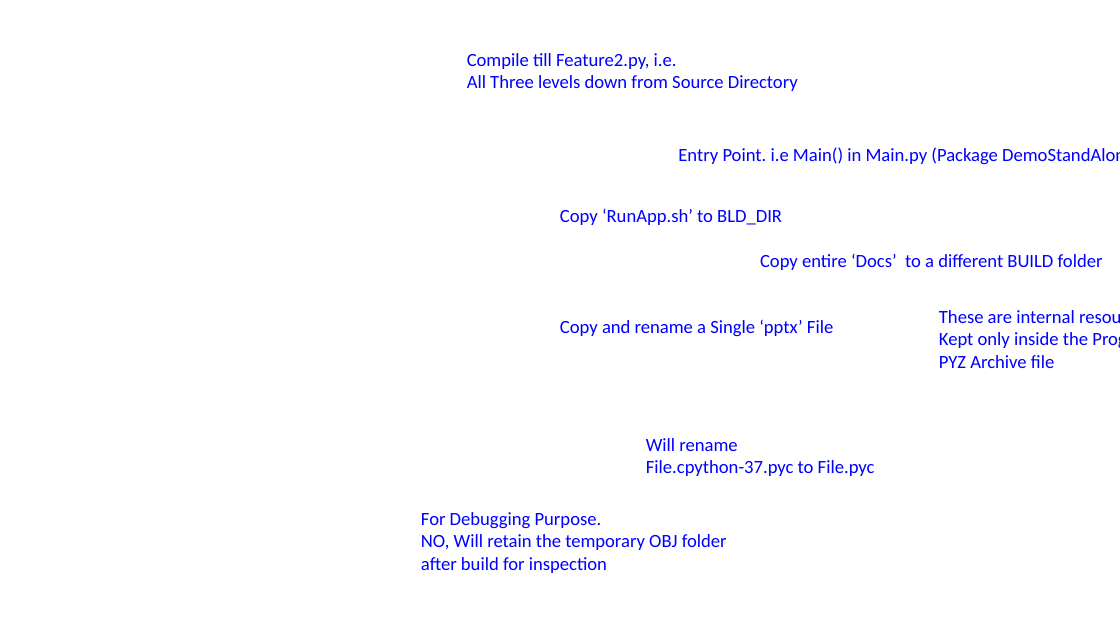
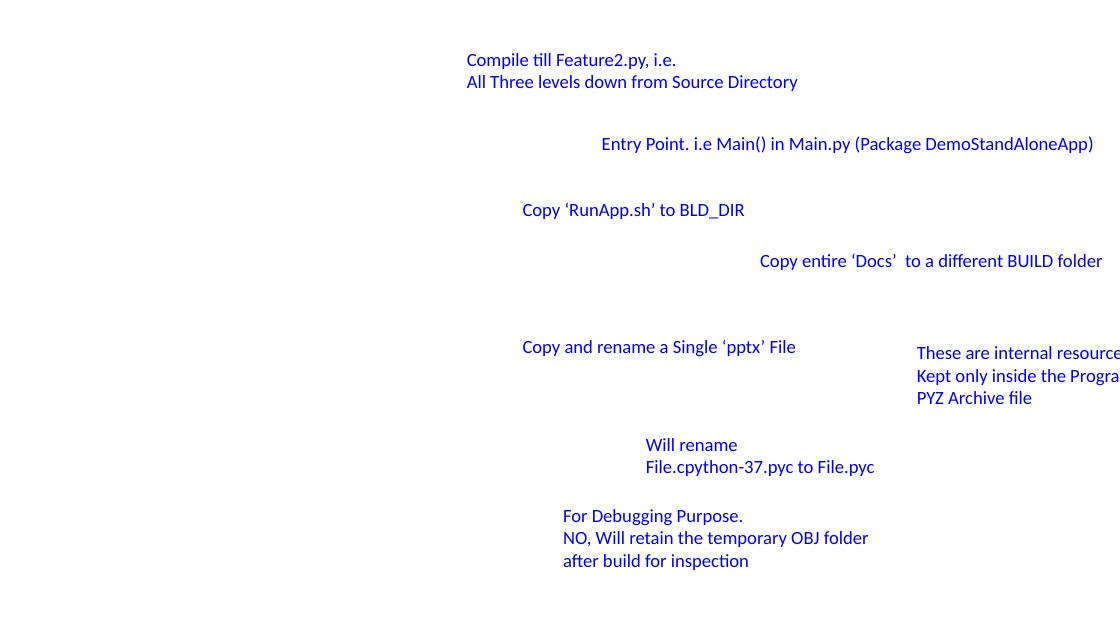
Before and after one commit to avarghesein/PyCompilePackage, a slide deck: slide 6 of Docs/Diagroms.pptx. Drawn at 1120x630 pixels with LibreOffice and Linux fonts; fonts in the diff are those of the drawing; background and template pictures are left out. Boxes give left, top, right and bottom in pixels: in the first picture for what was removed or moved away, otherwise in the second. Text is boxed around its words. In the diff, an @@ line names an element or a change of style, - is before the commit and + after.

Commit message:
Added support for both Internal and External Resources

```diff
--- a/Docs/Diagroms.pptx
+++ b/Docs/Diagroms.pptx
@@ text "Entry Point. i.e Main() in ..." rewrapped from (x1=678, y1=147, x2=998, y2=165) to (x1=602, y1=136, x2=1093, y2=154) @@
@@ text "Copy ‘RunApp.sh’ to BLD_DIR" moved from (x1=560, y1=209, x2=782, y2=225) to (x1=523, y1=202, x2=745, y2=219) @@
@@ text "Copy and rename a Single ..." moved from (x1=560, y1=319, x2=833, y2=336) to (x1=523, y1=339, x2=796, y2=357) @@
@@ text "These are internal resources" rewrapped from (x1=939, y1=310, x2=1088, y2=368) to (x1=917, y1=346, x2=1120, y2=404) @@
@@ text "For Debugging Purpose." moved from (x1=421, y1=512, x2=727, y2=573) to (x1=563, y1=509, x2=869, y2=570) @@
```
Also in this commit, not shown: 1 other file.
